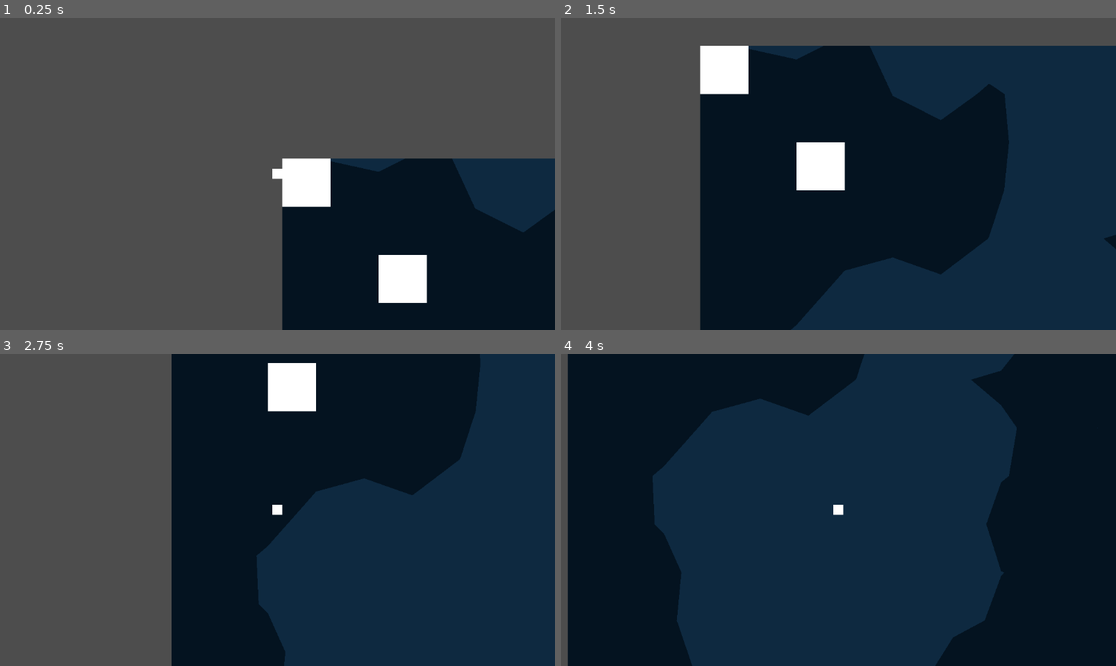
Above: before the commit, frames 1-4 (two rows, left to right).
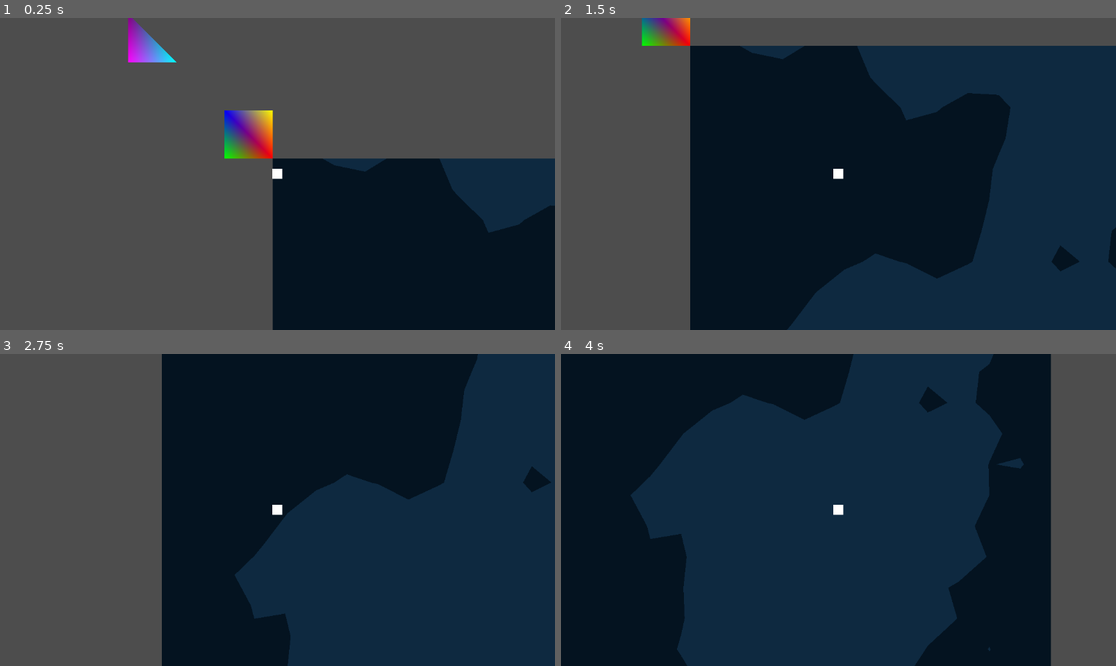
Above: after the commit, the same moments.

Repository: TrevorBuchanan/MyMarchingSquares
Game: Godot game, scene res://scenes/main.tscn
The game is run twice, just before and just after one commit, with the same random seed, the same clock (stepped at 60 frames per second) and the same inputs. Before the commit the project starts from res://scenes/marching_squares.tscn.
Inputs:
- Up to frame 1 (0.25 s): no input
- Up to frame 2 (1.5 s): hold D (right) 0.53-1.28 s; tap Space (jump) at 0.77 s; hold A (left) from 1.28 s (still down)
- Up to frame 3 (2.75 s): tap Space (jump) at 1.52 s; release A (left) at 2.03 s; hold D (right) from 2.03 s (still down)
- Up to frame 4 (4 s): tap Space (jump) at 3.02, 3.77 s; release D (right) at 3.53 s; hold A (left) from 3.53 s (still down)

The runs differ from the first frame. In frame 1, 6.6% of the frame differs, in the area x 23-100%, y 0-100%; in frame 2, 7.6%; in frame 3, 5.3%; in frame 4, 18%, in the area x 0-100%, y 0-100%.
Error before the commit: Cannot call method 'get_children' on a null value. (res://walls.gd:61)

Commit message:
Reorganizing scenes

Diff:
--- a/project.godot
+++ b/project.godot
@@ -11,7 +11,7 @@
 [application]
 
 config/name="MyMarchingSquares"
-run/main_scene="res://scenes/marching_squares.tscn"
+run/main_scene="res://scenes/main.tscn"
 config/features=PackedStringArray("4.2", "Forward Plus")
 config/icon="res://icon.svg"
 
--- /dev/null
+++ b/scenes/main.tscn
@@ -0,0 +1,10 @@
+[gd_scene load_steps=3 format=3 uid="uid://17e5qe0aib2l"]
+
+[ext_resource type="PackedScene" uid="uid://dbsorfm41y3rp" path="res://scenes/player2D.tscn" id="1_ns0dy"]
+[ext_resource type="PackedScene" uid="uid://c0anjecciyo2u" path="res://scenes/marching_squares.tscn" id="2_qgjd0"]
+
+[node name="Main" type="Node"]
+
+[node name="MarchingSquares" parent="." instance=ExtResource("2_qgjd0")]
+
+[node name="Player2D" parent="." instance=ExtResource("1_ns0dy")]
--- a/scenes/marching_squares.tscn
+++ b/scenes/marching_squares.tscn
@@ -1,9 +1,6 @@
-[gd_scene load_steps=9 format=3 uid="uid://c0anjecciyo2u"]
+[gd_scene load_steps=4 format=3 uid="uid://c0anjecciyo2u"]
 
 [ext_resource type="Script" path="res://scripts/marching_squares.gd" id="1_p2fbi"]
-[ext_resource type="PackedScene" uid="uid://dbsorfm41y3rp" path="res://scenes/player2D.tscn" id="2_mgone"]
-[ext_resource type="Script" path="res://walls.gd" id="3_0us5p"]
-[ext_resource type="Script" path="res://scripts/temp.gd" id="3_awk3n"]
 
 [sub_resource type="FastNoiseLite" id="FastNoiseLite_yf2uq"]
 frequency = 0.0013
@@ -13,23 +10,7 @@
 height = 128
 noise = SubResource("FastNoiseLite_yf2uq")
 
-[sub_resource type="GDScript" id="GDScript_br03j"]
-script/source = "extends CollisionPolygon2D
-
-
-# Called when the node enters the scene tree for the first time.
-func _ready():
-	pass # Replace with function body.
-
-
-# Called every frame. 'delta' is the elapsed time since the previous frame.
-func _process(delta):
-	pass
-"
-
-[sub_resource type="ArrayMesh" id="ArrayMesh_em0j0"]
-
-[node name="MarchingSquares" type="Node2D"]
+[node name="MarchingSquares" type="Node2D" node_paths=PackedStringArray("mesh_instance", "collision_container")]
 script = ExtResource("1_p2fbi")
 backgound_color = Color(0.0561993, 0.160649, 0.251143, 1)
 point_color1 = Color(0.790067, 1.29974e-07, 0.384849, 1)
@@ -37,24 +18,15 @@
 line_color = Color(0.980392, 0.921569, 0.843137, 0.278431)
 marching_square_color = Color(0.0166773, 0.0733041, 0.127261, 1)
 ground_threshold = 0.48
-grid_size = 100
-width = 2900
-height = 1800
+grid_size = 64
+width = 1024
+height = 1024
 noise = SubResource("NoiseTexture2D_dtf1j")
 show_grid = false
 show_points = false
+mesh_instance = NodePath("MeshInstance2D")
+collision_container = NodePath("CollisionContainer")
 
-[node name="Node2D" parent="." instance=ExtResource("2_mgone")]
+[node name="CollisionContainer" type="StaticBody2D" parent="."]
 
-[node name="Walls" type="StaticBody2D" parent="." node_paths=PackedStringArray("mesh_instance")]
-script = ExtResource("3_0us5p")
-mesh_instance = NodePath("MeshInstance2D")
-
-[node name="CollisionPolygon2D" type="CollisionPolygon2D" parent="Walls"]
-position = Vector2(1.90735e-06, 1.90735e-06)
-polygon = PackedVector2Array(0, 0, 0, 100, 100, 100)
-script = SubResource("GDScript_br03j")
-
-[node name="MeshInstance2D" type="MeshInstance2D" parent="Walls"]
-mesh = SubResource("ArrayMesh_em0j0")
-script = ExtResource("3_awk3n")
+[node name="MeshInstance2D" type="MeshInstance2D" parent="."]
--- a/scenes/player2D.tscn
+++ b/scenes/player2D.tscn
@@ -13,7 +13,7 @@
 [sub_resource type="MeshTexture" id="MeshTexture_0e5tx"]
 mesh = SubResource("QuadMesh_ffvjx")
 
-[node name="Player" type="CharacterBody2D"]
+[node name="Player2D" type="CharacterBody2D"]
 motion_mode = 1
 script = ExtResource("1_f7i7v")
 
--- a/scripts/marching_squares.gd
+++ b/scripts/marching_squares.gd
@@ -20,6 +20,106 @@
 @export var use_lerp : bool = true
 @export var show_grid : bool = true
 @export var show_points = true
+
+# Mesh and collision shapes container
+@export var mesh_instance: MeshInstance2D
+@export var collision_container: StaticBody2D
+
+# Called when the node enters the scene tree for the first time.
+func _ready():
+	var mesh = generate_mesh()
+	mesh_instance.mesh = mesh
+
+	# Generate collision shapes from the mesh
+	generate_collision_shapes(mesh)
+
+# Function to generate a box mesh with colors
+func generate_mesh() -> ArrayMesh:
+	var vertices = PackedVector2Array()
+	# Box 1
+	vertices.push_back(Vector2(0, 0))
+	vertices.push_back(Vector2(-100, 0))
+	vertices.push_back(Vector2(-100, -100))
+	vertices.push_back(Vector2(0, -100))
+	# Box 2
+	vertices.push_back(Vector2(-200, -200))
+	vertices.push_back(Vector2(-300, -200))
+	vertices.push_back(Vector2(-300, -300))
+
+	# Define the colors for each vertex
+	var colors = PackedColorArray()
+	# Box 1 Colors
+	colors.push_back(Color(1, 0, 0))  # Red
+	colors.push_back(Color(0, 1, 0))  # Green
+	colors.push_back(Color(0, 0, 1))  # Blue
+	colors.push_back(Color(1, 1, 0))  # Yellow
+	# Box 2 Colors
+	colors.push_back(Color(0, 1, 1))  # Cyan
+	colors.push_back(Color(1, 0, 1))  # Magenta
+	colors.push_back(Color(0.5, 0, 0.5)) # Purple
+
+	# Define indices for the triangles
+	var indices = PackedInt32Array()
+	# Box 1
+	indices.push_back(0)
+	indices.push_back(1)
+	indices.push_back(2)
+	indices.push_back(2)
+	indices.push_back(3)
+	indices.push_back(0)
+	# Box 2
+	indices.push_back(4)
+	indices.push_back(5)
+	indices.push_back(6)
+
+	# Initialize the ArrayMesh
+	var arr_mesh = ArrayMesh.new()
+	var arrays = []
+	arrays.resize(Mesh.ARRAY_MAX)
+	arrays[Mesh.ARRAY_VERTEX] = vertices
+	arrays[Mesh.ARRAY_COLOR] = colors
+	arrays[Mesh.ARRAY_INDEX] = indices
+
+	# Create the Mesh
+	arr_mesh.add_surface_from_arrays(Mesh.PRIMITIVE_TRIANGLES, arrays)
+
+	return arr_mesh
+
+func add_triangle(vertices: PackedVector2Array, colors: PackedColorArray,
+				indices: PackedInt32Array, new_vertices: PackedVector2Array):
+
+	pass
+
+# Function to generate collision shapes from a mesh
+func generate_collision_shapes(mesh: ArrayMesh):
+	# Clear any existing collision shapes
+	for child in collision_container.get_children():
+		collision_container.remove_child(child)
+		child.queue_free()
+
+	# Extract the vertices and create collision shapes
+	if mesh.get_surface_count() > 0:
+		var arrays = mesh.surface_get_arrays(0)
+		var vertices = arrays[Mesh.ARRAY_VERTEX]
+
+		# Create collision shapes for each box
+		create_collision_polygon(vertices.slice(0, 4)) # First box
+		create_collision_polygon(vertices.slice(4, 8)) # Second box
+
+# Helper function to create and add a collision polygon
+func create_collision_polygon(vertices: PackedVector2Array):
+	var collision_shape = CollisionPolygon2D.new()
+	collision_shape.polygon = vertices
+	collision_container.add_child(collision_shape)
+
+# Function to print all children of the node
+#func print_all_children(node: Node):
+	#var children = node.get_children()
+	#for child in children:
+		#print(child.name)
+		# Optionally, recursively print children of children
+		# print_all_children(child)  # Uncomment this line if you want to print grandchildren too
+
 
 func _draw():
 	# Draw background
@@ -176,20 +276,4 @@
 
 func _process(_delta):
 	#queue_redraw()
-
-	#var vertices = PackedVector2Array()
-	#vertices.push_back(Vector2(0, 100))
-	#vertices.push_back(Vector2(100, 0))
-	#vertices.push_back(Vector2(100, 100))
-#
-	## Initialize the ArrayMesh.
-	#var arr_mesh = ArrayMesh.new()
-	#var arrays = []
-	#arrays.resize(Mesh.ARRAY_MAX)
-	#arrays[Mesh.ARRAY_VERTEX] = vertices
-#
-	## Create the Mesh.
-	#arr_mesh.add_surface_from_arrays(Mesh.PRIMITIVE_TRIANGLES, arrays)
-	#var m = MeshInstance2D.new()
-	#m.mesh = arr_mesh
 	pass
--- a/scripts/temp.gd
+++ b/scripts/temp.gd
@@ -14,7 +14,7 @@
 	# Define the colors for each vertex (optional)
 	var colors = PackedColorArray()
 	colors.append(Color(1, 0, 0))  # Red for Point A
-	colors.append(Color(0, 1, 0))  # Green for Point B
+	colors.append(Color(0, 1, 0))  # Green for Point
 	colors.append(Color(0, 0, 1))  # Blue for Point C
 
 	# Define the indices for the triangle (the order of the vertices)
--- a/walls.gd
+++ /dev/null
@@ -1,78 +0,0 @@
-extends StaticBody2D
-
-@export var mesh_instance : MeshInstance2D
-@export var collision_container: Node2D
-
-# Called when the node enters the scene tree for the first time.
-func _ready():
-	var mesh = generate_mesh()
-	mesh_instance.mesh = mesh
-
-	# Generate collision shape from the mesh
-	generate_collision_shapes(mesh)
-
-# Function to generate a mesh
-# Function to generate a box mesh
-func generate_mesh() -> ArrayMesh:
-	var vertices = PackedVector2Array()
-	# Box 1
-	vertices.push_back(Vector2(0, 0))
-	vertices.push_back(Vector2(100, 0))
-	vertices.push_back(Vector2(100, 100))
-	vertices.push_back(Vector2(0, 100))
-	# Box 2
-	vertices.push_back(Vector2(200, 200))
-	vertices.push_back(Vector2(300, 200))
-	vertices.push_back(Vector2(300, 300))
-	vertices.push_back(Vector2(200, 300))
-
-	# Initialize the ArrayMesh
-	var arr_mesh = ArrayMesh.new()
-	var arrays = []
-	arrays.resize(Mesh.ARRAY_MAX)
-	arrays[Mesh.ARRAY_VERTEX] = vertices
-
-	# Define indices for the triangles
-	var indices = PackedInt32Array()
-	# Box 1
-	indices.push_back(0)
-	indices.push_back(1)
-	indices.push_back(2)
-	indices.push_back(2)
-	indices.push_back(3)
-	indices.push_back(0)
-	# Box 2
-	indices.push_back(4)
-	indices.push_back(5)
-	indices.push_back(6)
-	indices.push_back(6)
-	indices.push_back(7)
-	indices.push_back(4)
-	arrays[Mesh.ARRAY_INDEX] = indices
-
-	# Create the Mesh
-	arr_mesh.add_surface_from_arrays(Mesh.PRIMITIVE_TRIANGLES, arrays)
-
-	return arr_mesh
-
-# Function to generate collision shapes from a mesh
-func generate_collision_shapes(mesh: ArrayMesh):
-	# Clear any existing collision shapes
-	for child in collision_container.get_children():
-		collision_container.remove_child(child)
-		child.queue_free()
-
-	# Extract the vertices and create collision shapes
-	if mesh.get_surface_count() > 0:
-		var arrays = mesh.surface_get_arrays(0)
-		var vertices = arrays[Mesh.ARRAY_VERTEX]
-
-		# Create collision shapes for each box
-		create_collision_polygon(vertices.slice(0, 4)) # First box
-		create_collision_polygon(vertices.slice(4, 8)) # Second box
-
-# Helper function to create and add a collision polygon
-func create_collision_polygon(vertices: PackedVector2Array):
-	var collision_shape = CollisionPolygon2D.new()
-	collision_shape.polygon = vertices
-	collision_container.add_child(collision_shape)
